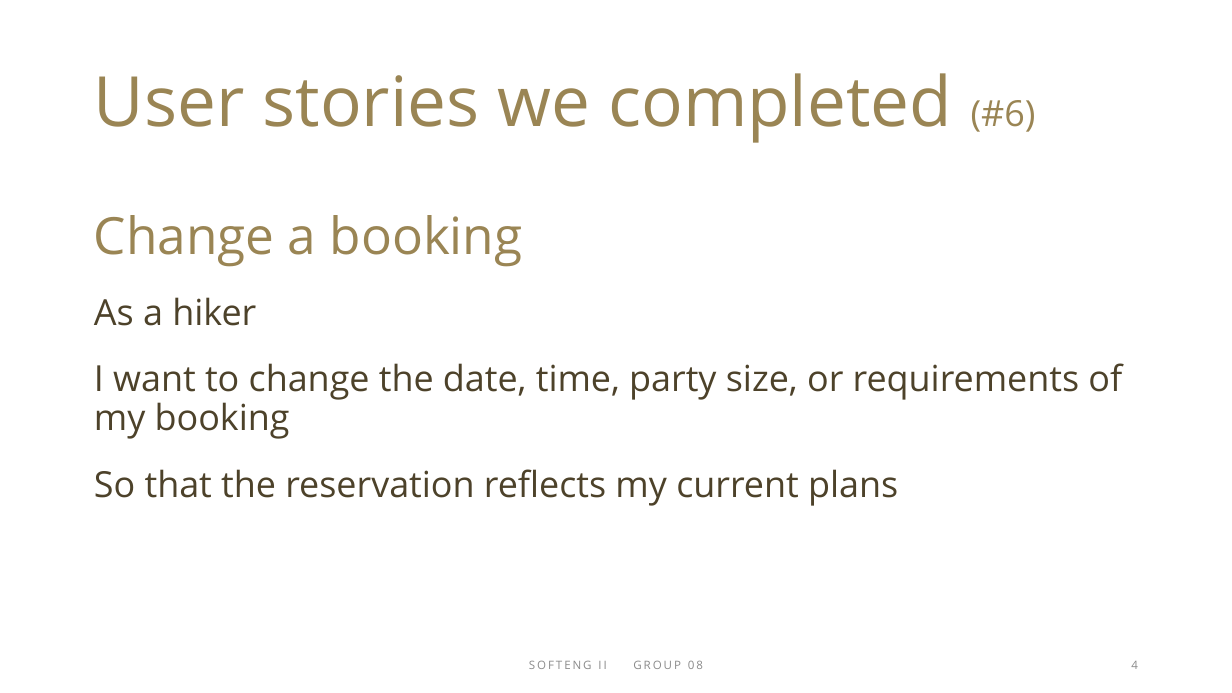
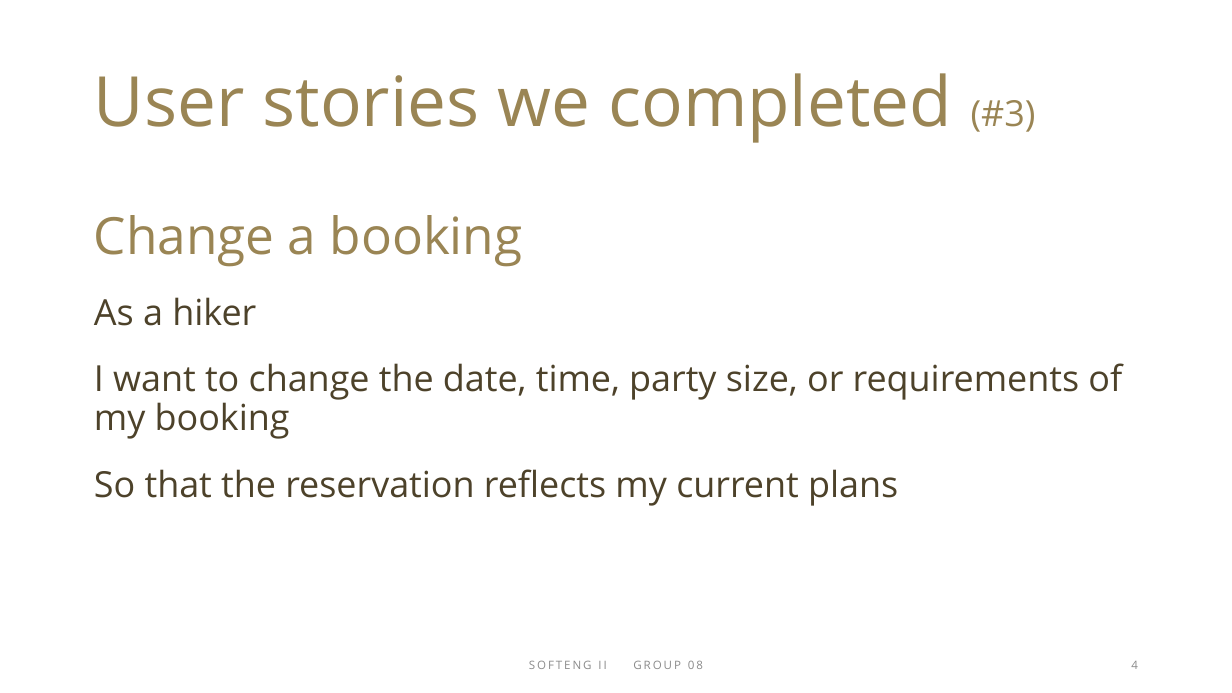
Before and after one commit to SE2-Team8/Mountain-Hut, a slide deck: slide 4 of docs/increment_02_presentation.pptx. Drawn at 1232x693 pixels with LibreOffice and Linux fonts; fonts in the diff are those of the drawing. Boxes give left, top, right and bottom in pixels: in the first picture for what was removed or moved away, otherwise in the second. Text is boxed around its words. In the diff, an @@ line names an element or a change of style, - is before the commit and + after.

```diff
--- a/docs/increment_02_presentation.pptx
+++ b/docs/increment_02_presentation.pptx
@@ freeform shape at bbox=[809, 0, 1141, 290]: outline redrawn @@
@@ title at bbox=[94, 73, 1036, 143]: text changed @@
-User stories we completed (#6)
+User stories we completed (#3)
```
Also in this commit, not shown: 9 other slides changed.
